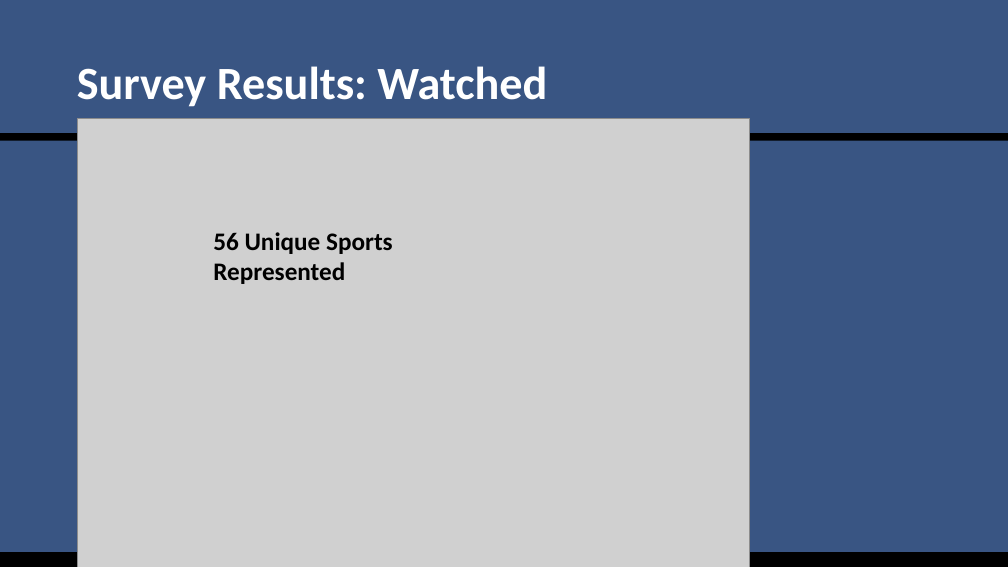
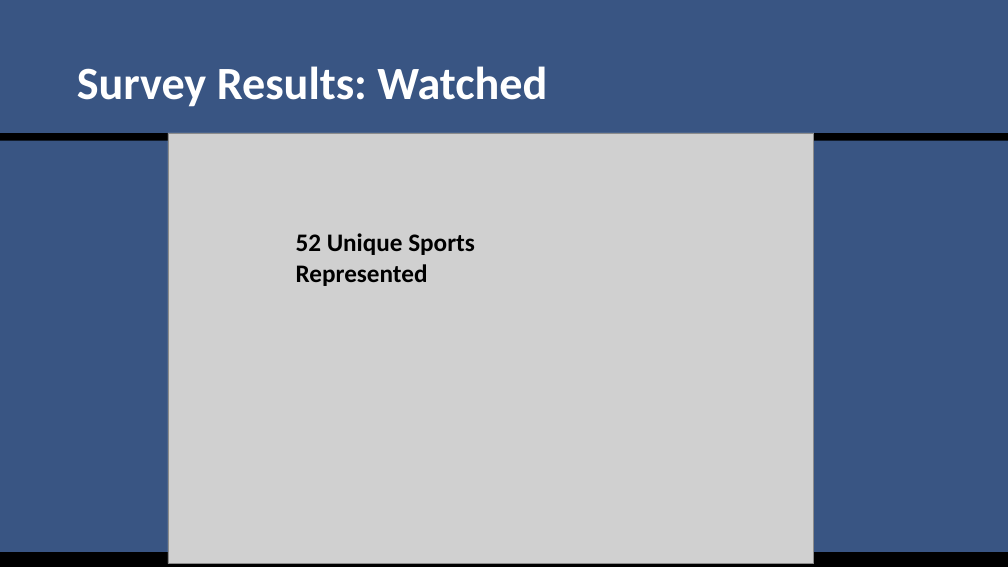
Before and after one commit to SuperMarioGiacomazzo/STOR538_WEBSITE, a slide deck: slide 6 of Slides/Sports Analytics 1/Sports_Analytics_1_Lecture.pptx. Drawn at 1008x567 pixels with LibreOffice and Linux fonts; fonts in the diff are those of the drawing; grey boxes stand for pictures. Boxes give left, top, right and bottom in pixels: in the first picture for what was removed or moved away, otherwise in the second. Text is boxed around its words. In the diff, an @@ line names an element or a change of style, - is before the commit and + after.

```diff
--- a/Slides/Sports Analytics 1/Sports_Analytics_1_Lecture.pptx
+++ b/Slides/Sports Analytics 1/Sports_Analytics_1_Lecture.pptx
@@ picture resized from (x1=77, y1=119, x2=749, y2=567) to (x1=168, y1=133, x2=814, y2=564) @@
@@ text at (x1=296, y1=233, x2=475, y2=286): text changed @@
-56 Unique Sports Represented
+52 Unique Sports Represented
```
Also in this commit, not shown: 6 other slides changed, 8 other files.
